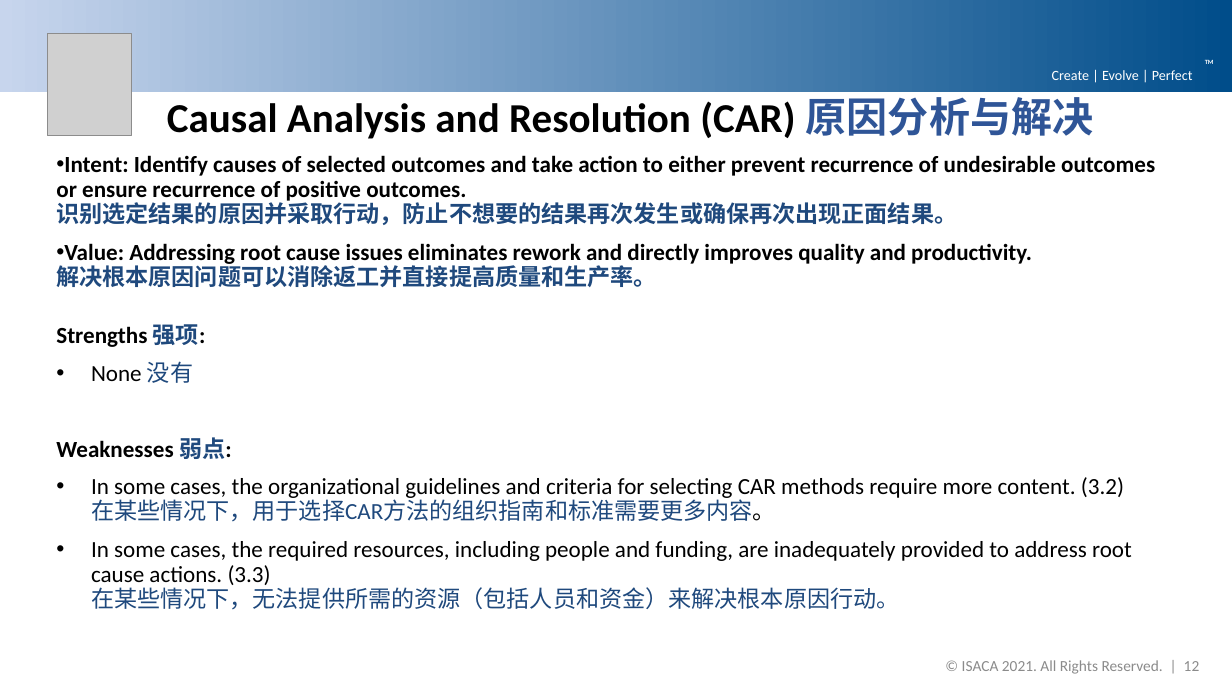
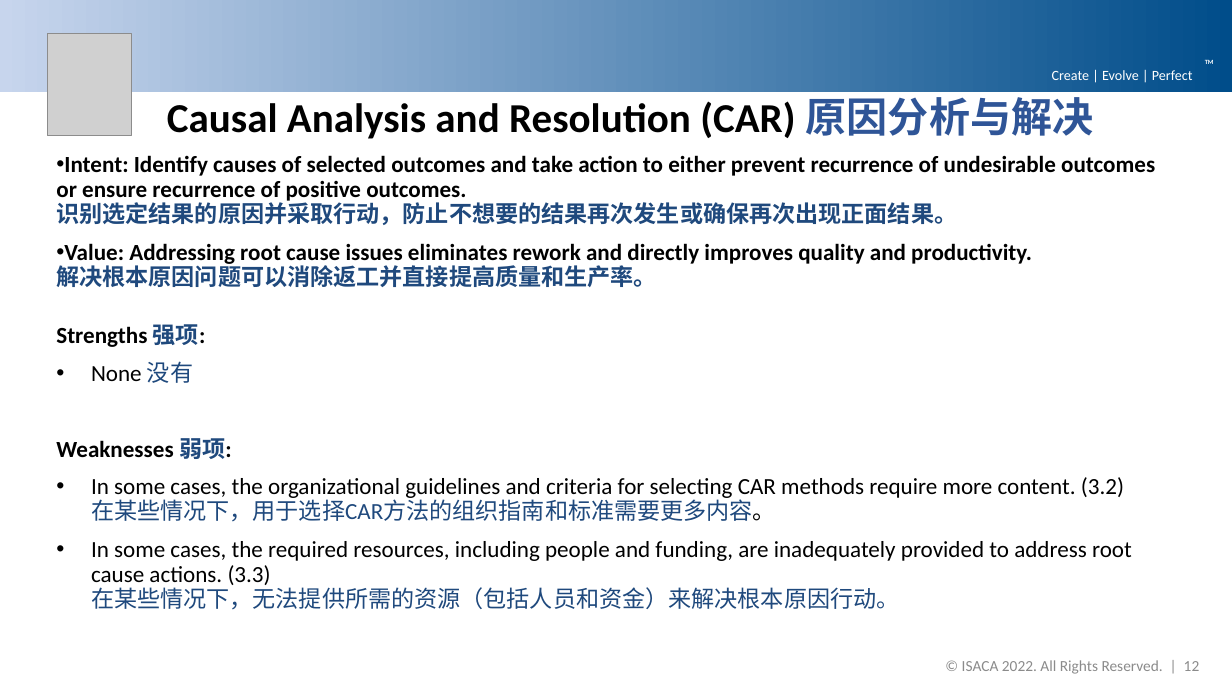
Before and after one commit to DemixTech/CMMITools, a slide deck: slide 12 of 2021-04-12to04-16 (A5) C53517 SoftMARS/21_10v01_MarsBaseAlpha_PreliminaryFindings.pptx. Drawn at 1232x693 pixels with LibreOffice and Linux fonts; fonts in the diff are those of the drawing; grey boxes stand for pictures; background and template pictures are left out. Boxes give left, top, right and bottom in pixels: in the first picture for what was removed or moved away, otherwise in the second. Text is boxed around its words. In the diff, an @@ line names an element or a change of style, - is before the commit and + after.

Commit message:
Demix Process Improvements #10
Update list (All presentation, and Plans)
1) pptxCover B26 changed CMMI Institute to ISACA, B30 changed SCAMPI to CMMI® Benchmark.
2) Updated Slide master to ISACA 2022.
3) Changed CN colour to #1F497D.
4) Added CN to Performance report, Ratings, and Team signature page.
5) Updated flags with India (Alphabetically)
6) Updated CMMI Dev logo
7) Changed "Chinese name" to "Indigenous name" and updated pptx. links.
8) Changed CN 'weakness "弱点" to "弱项".
9) Added and optional Agenda slide at the back for those who wants to use it.

```diff
--- a/2021-04-12to04-16 (A5) C53517 SoftMARS/21_10v01_MarsBaseAlpha_PreliminaryFindings.pptx
+++ b/2021-04-12to04-16 (A5) C53517 SoftMARS/21_10v01_MarsBaseAlpha_PreliminaryFindings.pptx
@@ text at (56, 438, 232, 459): text changed @@
-Weaknesses 弱点:
+Weaknesses 弱项:
@@ text at (962, 660, 1200, 674): text changed @@
-© ISACA 2021. All Rights Reserved. | 12
+© ISACA 2022. All Rights Reserved. | 12
```
Also in this commit, not shown: 24 other slides changed, 12 other files.
